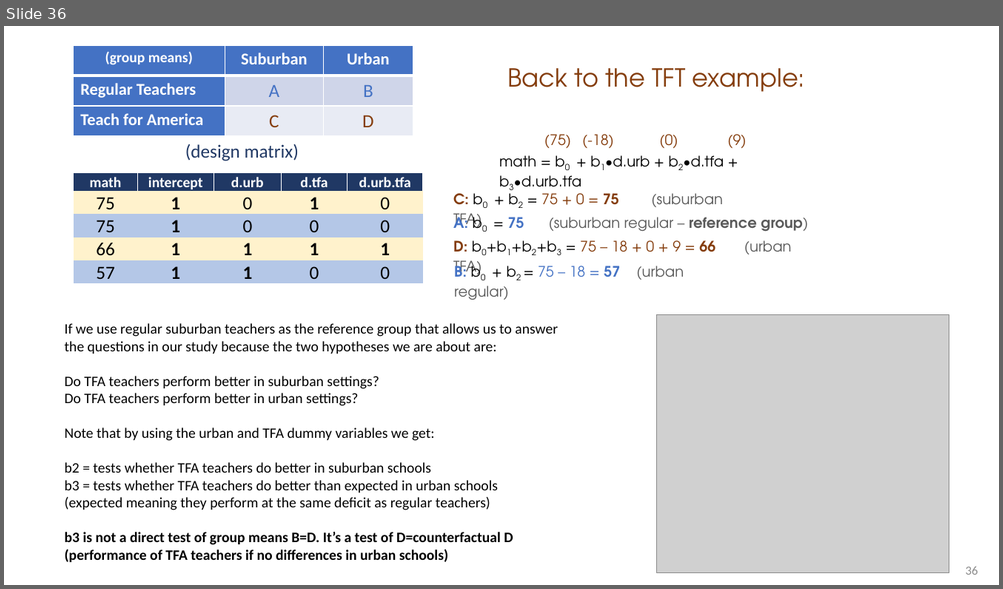
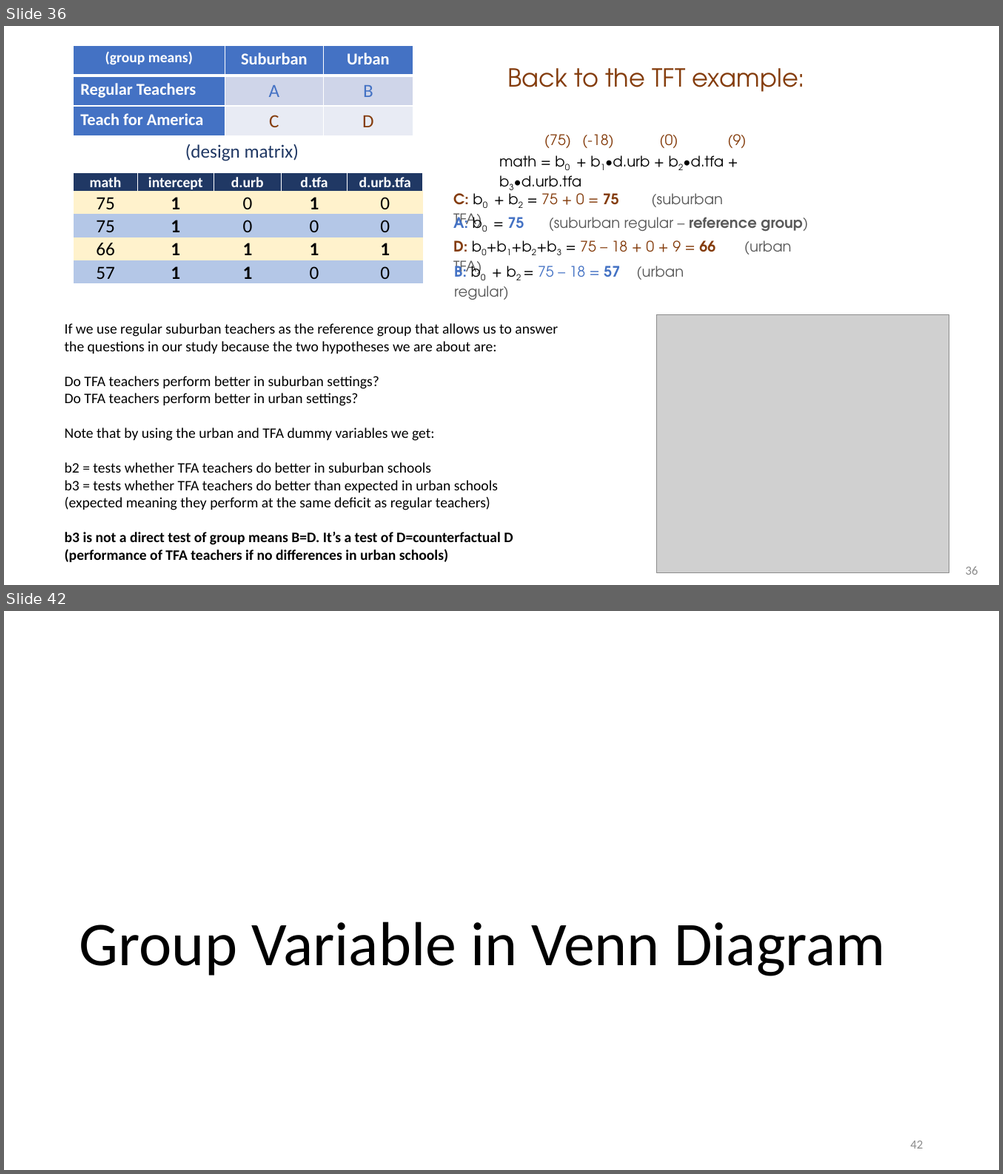
Before and after one commit to Watts-College/paf-510-template, a slide deck: lectures/hypotheses-tests-with-dummy-variables.pptx. Shown one above the other, each under a label of ours: slide 36 before the commit, slides 36 and 42 after it; the slides between them are not shown. The pictures are 1003x589 and 1003x1174 pixels, drawn with LibreOffice and Linux fonts; fonts in the diff are those of the drawing; grey boxes stand for pictures. Boxes give left, top, right and bottom in pixels: in the first picture for what was removed or moved away, otherwise in the second. Text is boxed around its words. In the diff, an @@ line names an element or a change of style, - is before the commit and + after.

```diff
--- a/lectures/hypotheses-tests-with-dummy-variables.pptx
+++ b/lectures/hypotheses-tests-with-dummy-variables.pptx
@@ slide 42 added at (x1=4, y1=611, x2=999, y2=1170), background #FFFFFF @@
@@ title added at (x1=79, y1=922, x2=885, y2=977), 60 pt, text #000000 @@
+Group Variable in Venn Diagram
@@ page number added at (x1=910, y1=1141, x2=922, y2=1149), 12 pt, text #8C8C8C @@
+42
```
Also in this commit, not shown: 9 other slides added, 1 other file.
